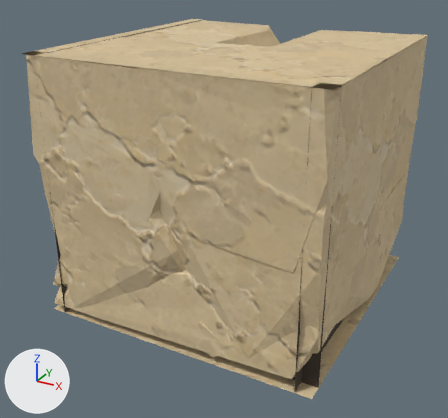
The glTF model assets/custom/models/ground_modules/ground_end_06.glb: old version first, new version second.
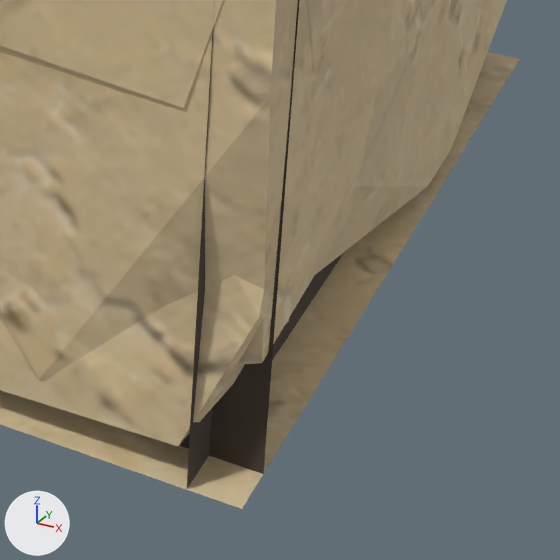
The first picture shows the older version from a camera (50 mm lens) standing at (1.47, -1.386, 1.237) and looking at (0.474, 0.424, 0.332). The close-ups show the older and then the newer version on the part from 53% to 92% of the width and 57% to 99% of the height of that picture. Only the edits that show in the close-ups are written down. The lights are fixed; the arrows at lower left show +X, +Y and +Z.

Names of what the first close-up shows: 'GroundEnd06_Body'.
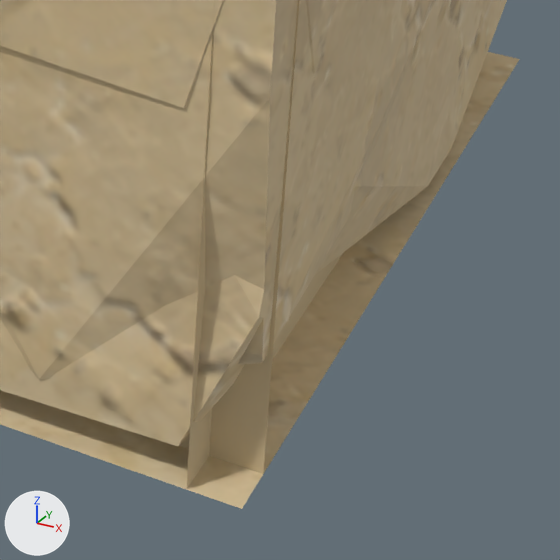
What differs and where, as boxes (x1, y1, x2, y2) in the close-ups (560 x 560 px):
'GroundEnd06_Body', recoloured
    both: (90, 0, 503, 491)

The change in detail:
Material 'GroundModuleRecess' (mat_groundmodulerecess) changes colour from brown #453c32 to beige #cdb890; in linear values from (0.06, 0.045, 0.032) to (0.61, 0.48, 0.28).
